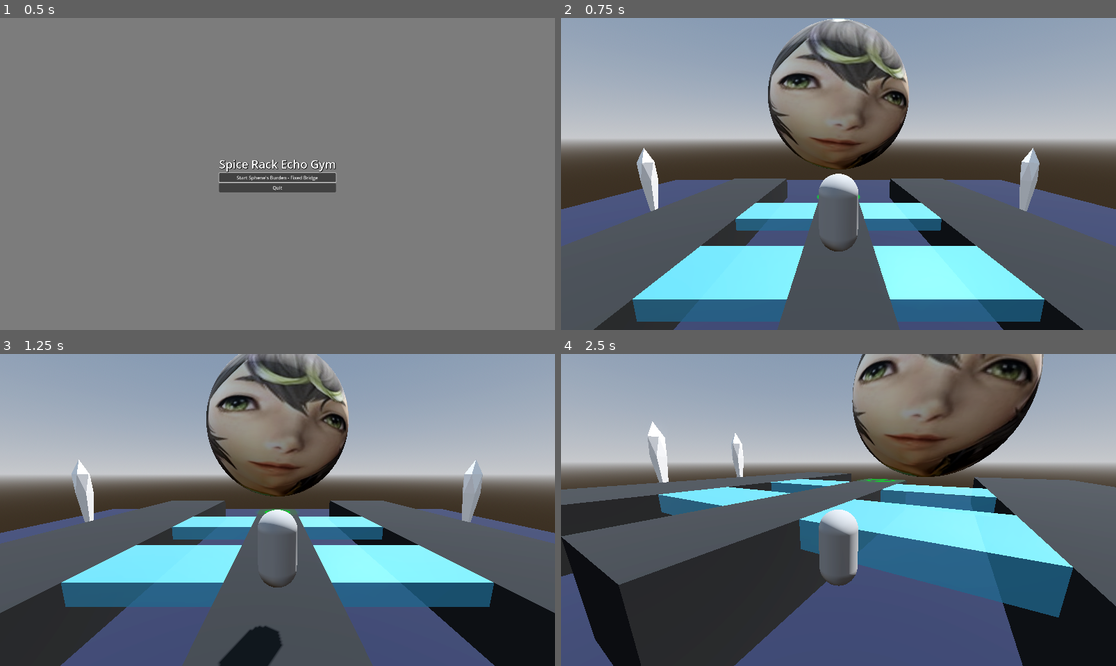
Above: before the commit, frames 1-4 (two rows, left to right).
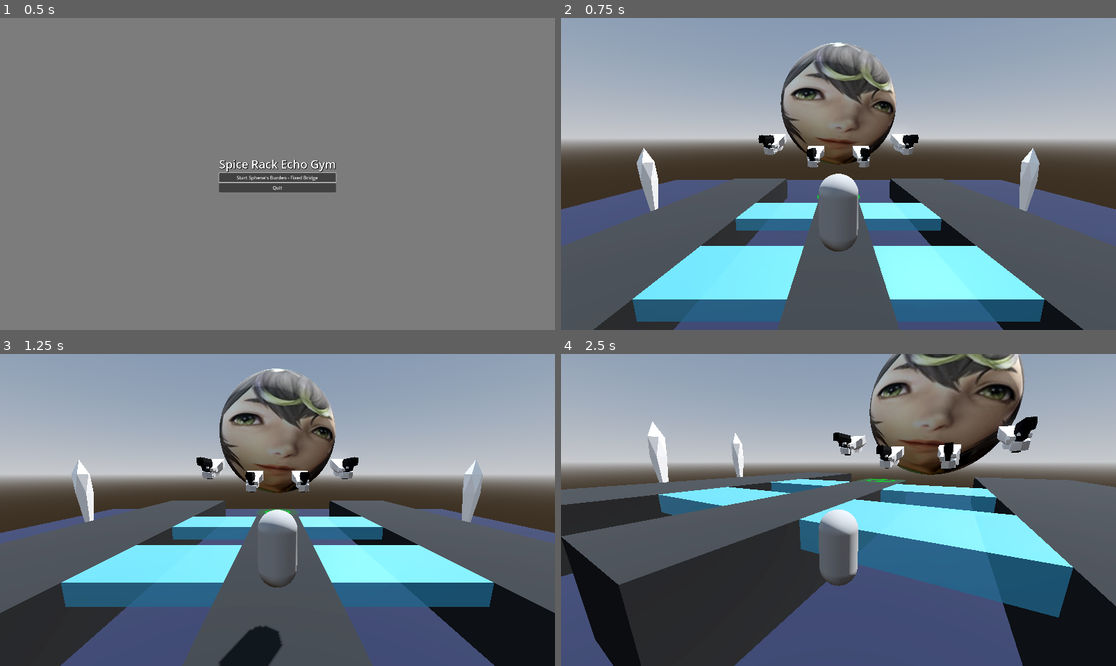
Above: after the commit, the same moments.

Repository: nickfreechack/sreg
Game: Godot game, scene res://scenes/main_menu.tscn
Two runs of this game, one before a commit and one after it. Both use one fixed random seed, a clock stepped at 60 frames per second and the inputs below.
Inputs (mouse positions are in pixels of both pictures, inside the frame that each line leads up to):
- Up to frame 1 (0.5 s): no input
- Up to frame 2 (0.75 s): click "Start Sphene's Burden - Fixed…" at 0.5 s
- Up to frame 3 (1.25 s): no input
- Up to frame 4 (2.5 s): move the mouse to (960, 494) at 1.27 s; hold D (move_right) 1.28-2.03 s; hold Right mouse button (right_click) 1.28-2.03 s; move the mouse to (810, 510) at 2.02 s; hold W (move_forward) from 2.03 s (still down); right-click (810, 510) at 2.1 s

Frame 1 is identical in both runs. In frame 2, 6.5% of the frame differs, in the area x 35-65%, y 0-49%; in frame 3, 6.8%; in frame 4, 6.9%, in the area x 49-87%, y 0-40%.

Commit message:
Legitimate force basic functionality complete, with modified configuration for just back crystals

Diff:
--- /dev/null
+++ b/assets/arm_mat_override.tres
@@ -0,0 +1,6 @@
+[gd_resource type="StandardMaterial3D" format=3 uid="uid://gns5s3m42qdg"]
+
+[resource]
+albedo_color = Color(0.864675, 0.864675, 0.864675, 1)
+metallic = 0.5
+roughness = 0.5
--- a/scenes/level-sphene.tscn
+++ b/scenes/level-sphene.tscn
@@ -12,10 +12,14 @@
 [ext_resource type="ArrayMesh" uid="uid://bkdhib5onw3ov" path="res://assets/circlemesh.obj" id="7_aiueh"]
 [ext_resource type="Texture2D" uid="uid://bqjoqit0dvpr4" path="res://assets/sphene_face2.png" id="8_eveo1"]
 [ext_resource type="Material" uid="uid://bfgmcvbudebjc" path="res://assets/broken_tether.tres" id="12_0af0q"]
+[ext_resource type="ArrayMesh" uid="uid://ctys5pa5xmkey" path="res://assets/pistolwithahoriblehand02.obj" id="12_cuml5"]
 [ext_resource type="AudioStream" uid="uid://bnan1n7x4n0n1" path="res://assets/audio/yippee-tbh.mp3" id="13_2kjwe"]
+[ext_resource type="Material" uid="uid://gns5s3m42qdg" path="res://assets/arm_mat_override.tres" id="13_2qkp4"]
 [ext_resource type="AudioStream" uid="uid://btibu604ftlxb" path="res://assets/audio/ww_salvatore_sploosh.mp3" id="14_ac8h0"]
 [ext_resource type="AudioStream" uid="uid://y14pqn84k233" path="res://assets/audio/oh-no.mp3" id="15_i5gdm"]
 [ext_resource type="AudioStream" uid="uid://brkybrbmwc1o3" path="res://assets/audio/yosh.mp3" id="16_e83vq"]
+[ext_resource type="AudioStream" uid="uid://c2u8ioe7sbyx3" path="res://assets/audio/gunshot.mp3" id="19_jglrb"]
+[ext_resource type="AudioStream" uid="uid://l7jf65sxyd5f" path="res://assets/audio/gunmiss.mp3" id="20_jpbmf"]
 
 [sub_resource type="ProceduralSkyMaterial" id="ProceduralSkyMaterial_2vx2m"]
 sky_horizon_color = Color(0.64625, 0.65575, 0.67075, 1)
@@ -132,6 +136,9 @@
 material = SubResource("ShaderMaterial_usng3")
 size = Vector3(4, 10, 20)
 
+[sub_resource type="BoxShape3D" id="BoxShape3D_k0vrn"]
+size = Vector3(16, 4, 28)
+
 [sub_resource type="StandardMaterial3D" id="StandardMaterial3D_xae3x"]
 albedo_texture = ExtResource("8_eveo1")
 
@@ -139,6 +146,17 @@
 material = SubResource("StandardMaterial3D_xae3x")
 radius = 20.0
 height = 40.0
+
+[sub_resource type="SphereMesh" id="SphereMesh_5e0xj"]
+radius = 6.0
+height = 20.0
+
+[sub_resource type="ShaderMaterial" id="ShaderMaterial_mhg2p"]
+render_priority = 0
+shader = ExtResource("6_v2xkm")
+shader_parameter/Circle_Color = Color(1, 0.505882, 0, 1)
+shader_parameter/Extra_Opacity = null
+shader_parameter/Speed = Vector2(0, -1.5)
 
 [sub_resource type="BoxMesh" id="BoxMesh_02cj1"]
 
@@ -388,14 +406,74 @@
 transform = Transform3D(1, 0, 0, 0, 1, 0, 0, 0, 1, 0, 2.5, -2)
 mesh = SubResource("BoxMesh_rje3a")
 
+[node name="StageWest" type="Area3D" parent="Triggers"]
+
+[node name="CollisionShape3D" type="CollisionShape3D" parent="Triggers/StageWest"]
+transform = Transform3D(1, 0, 0, 0, 1, 0, 0, 0, 1, -8, 3.5, -6)
+shape = SubResource("BoxShape3D_k0vrn")
+
+[node name="StageEast" type="Area3D" parent="Triggers"]
+
+[node name="CollisionShape3D" type="CollisionShape3D" parent="Triggers/StageEast"]
+transform = Transform3D(1, 0, 0, 0, 1, 0, 0, 0, 1, 8, 3.5, -6)
+shape = SubResource("BoxShape3D_k0vrn")
+
 [node name="Spheren" type="Node3D" parent="."]
-transform = Transform3D(0.8, 0, 0, 0, 0.8, 0, 0, 0, 0.8, 0, 16, -40)
+transform = Transform3D(0.8, 0, 0, 0, 0.8, 0, 0, 0, 0.8, 0, 16, -50)
 
 [node name="MeshInstance3D" type="MeshInstance3D" parent="Spheren"]
 transform = Transform3D(-1, 0, -8.74228e-08, 0, 1, 0, 8.74228e-08, 0, -1, 0, 0, 0)
 cast_shadow = 0
 mesh = SubResource("SphereMesh_1c5hr")
 
+[node name="MRightHand" type="MeshInstance3D" parent="Spheren"]
+transform = Transform3D(0.8, 0, 0, 0, 0.8, 0, 0, 0, 0.8, -6, -15, 30)
+mesh = ExtResource("12_cuml5")
+skeleton = NodePath("../..")
+surface_material_override/1 = ExtResource("13_2qkp4")
+
+[node name="GunCharge" type="MeshInstance3D" parent="Spheren/MRightHand"]
+transform = Transform3D(1, 0, 0, 0, -4.37114e-08, -1, 0, 1, -4.37114e-08, 0, 1.5, -3.5)
+visible = false
+mesh = SubResource("SphereMesh_5e0xj")
+surface_material_override/0 = SubResource("ShaderMaterial_mhg2p")
+
+[node name="ORightHand" type="MeshInstance3D" parent="Spheren"]
+transform = Transform3D(0.8, 0, 0, 0, 0.8, 0, 0, 0, 0.8, -16, -12, 30)
+mesh = ExtResource("12_cuml5")
+skeleton = NodePath("../..")
+surface_material_override/1 = ExtResource("13_2qkp4")
+
+[node name="GunCharge" type="MeshInstance3D" parent="Spheren/ORightHand"]
+transform = Transform3D(1, 0, 0, 0, -4.37114e-08, -1, 0, 1, -4.37114e-08, 0, 1.5, -3.5)
+visible = false
+mesh = SubResource("SphereMesh_5e0xj")
+surface_material_override/0 = SubResource("ShaderMaterial_mhg2p")
+
+[node name="MLeftHand" type="MeshInstance3D" parent="Spheren"]
+transform = Transform3D(-0.8, 0, 0, 0, 0.8, -6.99382e-08, 0, 6.99382e-08, 0.8, 6, -15, 30)
+mesh = ExtResource("12_cuml5")
+skeleton = NodePath("../..")
+surface_material_override/1 = ExtResource("13_2qkp4")
+
+[node name="GunCharge" type="MeshInstance3D" parent="Spheren/MLeftHand"]
+transform = Transform3D(1, 0, 0, 0, -4.37114e-08, -1, 0, 1, -4.37114e-08, 0, 1.5, -3.5)
+visible = false
+mesh = SubResource("SphereMesh_5e0xj")
+surface_material_override/0 = SubResource("ShaderMaterial_mhg2p")
+
+[node name="OLeftHand" type="MeshInstance3D" parent="Spheren"]
+transform = Transform3D(-0.8, 0, 0, 0, 0.806, -7.04628e-08, 0, 7.04628e-08, 0.806, 16, -12, 30)
+mesh = ExtResource("12_cuml5")
+skeleton = NodePath("../..")
+surface_material_override/1 = ExtResource("13_2qkp4")
+
+[node name="GunCharge" type="MeshInstance3D" parent="Spheren/OLeftHand"]
+transform = Transform3D(1, 0, 0, 0, -4.37114e-08, -1, 0, 1, -4.37114e-08, 0, 1.5, -3.5)
+visible = false
+mesh = SubResource("SphereMesh_5e0xj")
+surface_material_override/0 = SubResource("ShaderMaterial_mhg2p")
+
 [node name="TrialCountdown" type="Timer" parent="."]
 wait_time = 3.0
 one_shot = true
@@ -429,8 +507,14 @@
 one_shot = true
 
 [node name="SecondTrialTimer" type="Timer" parent="."]
-wait_time = 8.0
-one_shot = true
+wait_time = 9.0
+one_shot = true
+
+[node name="SecondPunchTimer" type="Timer" parent="."]
+wait_time = 3.0
+
+[node name="SecondFistCharge" type="Timer" parent="."]
+wait_time = 4.0
 
 [node name="BrokenTetherMesh" type="MeshInstance3D" parent="."]
 transform = Transform3D(1, 0, 0, 0, 1, 0, 0, 0, 1, -2.90234, 18.9893, 0)
@@ -460,6 +544,12 @@
 
 [node name="Yosh" type="AudioStreamPlayer" parent="."]
 stream = ExtResource("16_e83vq")
+
+[node name="Gunshot" type="AudioStreamPlayer" parent="."]
+stream = ExtResource("19_jglrb")
+
+[node name="Gunmiss" type="AudioStreamPlayer" parent="."]
+stream = ExtResource("20_jpbmf")
 
 [connection signal="body_entered" from="Stage/IceBridgeNW/NWZone" to="." method="_on_nw_zone_body_entered"]
 [connection signal="body_entered" from="Stage/IceBridgeSW/SWZone" to="." method="_on_sw_zone_body_entered"]
@@ -470,6 +560,10 @@
 [connection signal="body_entered" from="Triggers/StartTrigger" to="." method="_on_start_trigger_body_entered"]
 [connection signal="body_entered" from="Triggers/MainPlatTrigger" to="." method="_on_main_plat_trigger_body_entered"]
 [connection signal="body_exited" from="Triggers/MainPlatTrigger" to="." method="_on_main_plat_trigger_body_exited"]
+[connection signal="body_entered" from="Triggers/StageWest" to="." method="_on_stage_west_body_entered"]
+[connection signal="body_exited" from="Triggers/StageWest" to="." method="_on_stage_west_body_exited"]
+[connection signal="body_entered" from="Triggers/StageEast" to="." method="_on_stage_east_body_entered"]
+[connection signal="body_exited" from="Triggers/StageEast" to="." method="_on_stage_east_body_exited"]
 [connection signal="timeout" from="TrialCountdown" to="." method="_on_trial_countdown_timeout"]
 [connection signal="timeout" from="IceTimerFirst" to="." method="_on_ice_timer_first_timeout"]
 [connection signal="timeout" from="WaitForSecondIceNE" to="." method="_on_wait_for_second_ice_ne_timeout"]
--- a/scenes/main_menu.tscn
+++ b/scenes/main_menu.tscn
@@ -48,6 +48,7 @@
 
 [node name="StartButton" type="Button" parent="VBoxContainer"]
 layout_mode = 2
+tooltip_text = "Fixed Bridge Icicles through Legitimate Force"
 focus_neighbor_top = NodePath("../QuitButton")
 text = "Start Sphene's Burden - Fixed Bridge"
 
--- a/scripts/level_sphene.gd
+++ b/scripts/level_sphene.gd
@@ -9,9 +9,13 @@
 
 var in_trial := false
 var m1safe := false
+var m2estand := false
+var m2wstand := false
 var m2safe := false
 var tethered_position = Vector3(0,0,0)
 var ice := 0
+var fist_one := 0
+var fist_two := 0
 
 var nw_safe = false
 var sw_safe = false
@@ -24,10 +28,13 @@
 	$Sploosh.stream = preload("res://assets/audio/ww_salvatore_sploosh.mp3")
 	$Ohno.stream = preload("res://assets/audio/oh-no.mp3")
 	$Yosh.stream = preload("res://assets/audio/yosh.mp3")
+	$Gunshot.stream = preload("res://assets/audio/gunshot.mp3")
+	$Gunmiss.stream = preload("res://assets/audio/gunmiss.mp3")
 	nw_safe = false
 	sw_safe = false
 	se_safe = false
 	ne_safe = false
+	m2safe = false
 
 
 func _process(delta):
@@ -57,7 +64,7 @@
 
 
 func begin_trial():
-	ice = randi_range(1, 8)
+	ice = randi_range(1, 4) #temp modification for just the hard ones
 	##print(ice)
 	first_ice_visible()
 	get_node("WaitForSecondIceTimer").start()
@@ -150,8 +157,8 @@
 		$Tether/CSGPolygon3D.visible = false
 		first_ice_invisible()
 		second_ice_invisible()
-		$Triggers/MainPlatTrigger.visible = true
 		get_node("SecondTrialTimer").start()
+		legitimate_force_prep()
 	else:
 		$Player.lock_rotation = false
 		$Sploosh.play()
@@ -159,19 +166,79 @@
 		$Tether/CSGPolygon3D.visible = false
 		get_node("DeathTimer").start()
 
-func end_trial():
+func legitimate_force_prep():
+	fist_one = randi_range(1, 2)
+	if fist_one == 1:
+		$Spheren/MRightHand/GunCharge.visible = true
+		fist_two = 2
+	else:
+		$Spheren/MLeftHand/GunCharge.visible = true
+		fist_two = 1
+	await get_tree().create_timer(4.0).timeout
+	if fist_two == 1:
+		$Spheren/ORightHand/GunCharge.visible = true
+	else:
+		$Spheren/OLeftHand/GunCharge.visible = true
+
+func legitimate_force():
+	if fist_one == 1:
+		if m2estand == true:
+			$Gunmiss.play()
+			$Spheren/MRightHand/GunCharge.visible = false
+		else:
+			$Gunshot.play()
+			$Player.lock_rotation = false
+			$Player.death_rattle()
+			get_node("DeathTimer").start()
+	else:
+		if m2wstand == true:
+			$Gunmiss.play()
+			$Spheren/MLeftHand/GunCharge.visible = false
+		else:
+			$Gunshot.play()
+			$Player.lock_rotation = false
+			$Player.death_rattle()
+			get_node("DeathTimer").start()
+
+	await get_tree().create_timer(3.0).timeout
+	if fist_two == 1:
+		if m2estand == true:
+			$Gunmiss.play()
+			$Spheren/ORightHand/GunCharge.visible = false
+			m2safe = true
+		else:
+			$Gunshot.play()
+			$Player.lock_rotation = false
+			$Player.death_rattle()
+			get_node("DeathTimer").start()
+			return
+	else:
+		if m2wstand == true:
+			$Gunmiss.play()
+			$Spheren/OLeftHand/GunCharge.visible = false
+			m2safe = true
+		else:
+			$Gunshot.play()
+			$Player.lock_rotation = false
+			$Player.death_rattle()
+			get_node("DeathTimer").start()
+			return
+
+	resolve_trials()
+
+func resolve_trials():
 	if m2safe:
 		$Yosh.play()
 		$Triggers/StartTrigger.visible = true
-		$Triggers/MainPlatTrigger.visible = false
 		in_trial = false
 		nw_safe = false
 		sw_safe = false
 		se_safe = false
 		ne_safe = false
+		m2safe = false
 	else:
 		$Player.lock_rotation = false
-		$Sploosh.play()
+		$Ohno.play()
 		$Player.death_rattle()
 		$Tether/CSGPolygon3D.visible = false
 		get_node("DeathTimer").start()
@@ -280,4 +347,20 @@
 
 
 func _on_second_trial_timer_timeout():
-	end_trial()
+	legitimate_force()
+
+
+func _on_stage_west_body_entered(body):
+	m2wstand = true
+
+
+func _on_stage_west_body_exited(body):
+	m2wstand = false
+
+
+func _on_stage_east_body_entered(body):
+	m2estand = true
+
+
+func _on_stage_east_body_exited(body):
+	m2estand = false
Not shown, added: assets/audio/gunmiss.mp3.import
Not shown, added: assets/audio/gunshot.mp3.import
Not shown, added: assets/pistolwithahoriblehand02.mtl
Not shown, added: assets/pistolwithahoriblehand02.obj
Not shown, added: assets/pistolwithahoriblehand02.obj.import
Not shown: 1 places in scenes/level-sphene.tscn that only renumber resources
Not shown, added: assets/audio/gunmiss.mp3
Not shown, added: assets/audio/gunshot.mp3
